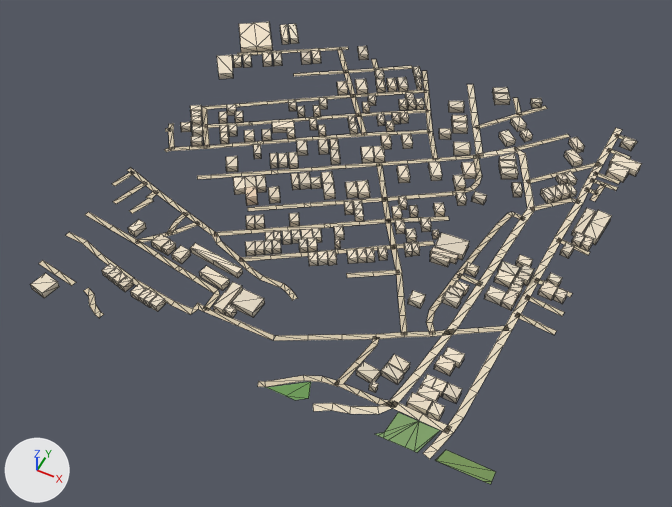
One commit to the glTF model public/assets/bengaluru-region-v1/tiles/t13_-23-l1.glb: the scene before it, then after it.
One viewpoint serves both versions: a camera (50 mm lens) standing at (7053.0, -11900.0, 720.0) and looking at (6751.0, -11296.0, -35.0). Arrows for +X, +Y and +Z are at lower left; the lights stay in place. The older version comes first. Mesh edges are drawn as thin lines.

The older version as bpy lines, for what is in view:
```python
me_building = bpy.data.meshes.new('building')
me_building.from_pydata(...)  # 1632 vertices, 2044 faces; spans x -27.0..514.0, y -6.0..509.0, z 0.0..12.0
me_building.materials.append(mat_building)
me_ground = bpy.data.meshes.new('ground')
me_ground.from_pydata(...)  # 728 vertices, 582 faces; spans x -3.0..500.0, y -3.0..503.0, z 1.0
me_ground.materials.append(mat_ground)
ob_building = bpy.data.objects.new('building', me_building)
ob_building.location = (6500.0, -11500.0, 0.0)
ob_ground = bpy.data.objects.new('ground', me_ground)
ob_ground.location = (6500.0, -11500.0, 0.0)
```
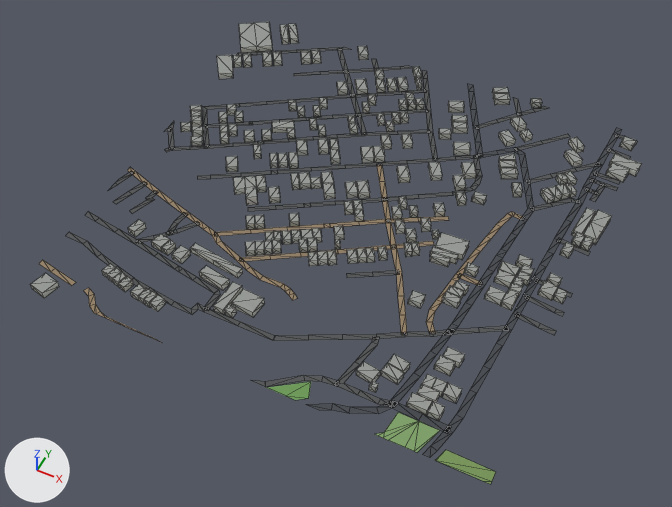
Changed parts and their boxes [x1, y1, x2, y2] in the pictures (672 x 507 px; the box of a moved part takes in the faces that stretch with it):
part 1 of me_building, recoloured: [30, 22, 641, 421] in both
part 2 of me_ground, moved or reshaped: before [39, 47, 637, 459]; after [39, 47, 637, 458]
part 3 of me_ground, recoloured: [39, 47, 630, 433] in both

What the commit changed:
me_building is used by ob_building; location (6500.0, -11500.0, 0.0).
me_building had 1632 vertices, 2044 faces and spanned x -27.0..514.0, y -6.0..509.0, z 0.0..12.0.
me_building now has 1632 vertices, 2456 faces and spans x -27.0..514.0, y -6.0..509.0, z 0.0..12.0.
me_building part 1: 2044 kept faces spanning x -27.0..514.0, y -6.0..509.0, z 0.0..12.0 get new vertex colours.
Edits to the shape of me_building do not show in these pictures.
me_ground is used by ob_ground; location (6500.0, -11500.0, 0.0).
me_ground had 728 vertices, 582 faces and spanned x -3.0..500.0, y -3.0..503.0, z 1.0.
me_ground now has 748 vertices, 600 faces and spans x 0.0..500.0, y 0.0..500.0, z 1.0.
Part 2, on me_ground:
23 vertices are removed from x -3.0..480.0, y -3.0..503.0, z 1.0.
45 faces are deleted.
4 vertices in x -1.0..385.0, y 80.0..415.0, z 1.0 move by (1.0, 0.0, 0.0).
3 vertices in x 188.0..380.0, y 74.0..499.0, z 1.0 move by (-1.0, 1.0, 0.0).
37 vertices move from x -3.0..397.0, y -3.0..503.0, z 1.0 to x 0.0..396.0, y 0.0..500.0, z 1.0.
43 vertices are added at x 0.0..492.0, y 0.0..500.0, z 1.0.
63 new faces join them.
me_ground part 3: 519 kept faces spanning x 0.0..500.0, y 0.0..500.0, z 1.0 get new vertex colours; the middle colour goes from beige #d7c9ae to dark grey #535556.
